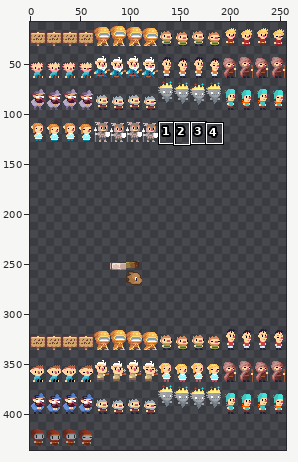
Two versions of one sprite sheet, Leore/Content/npc.png. Above, an overview of the earlier version with the close-up marked.
Close-up. Before the commit:
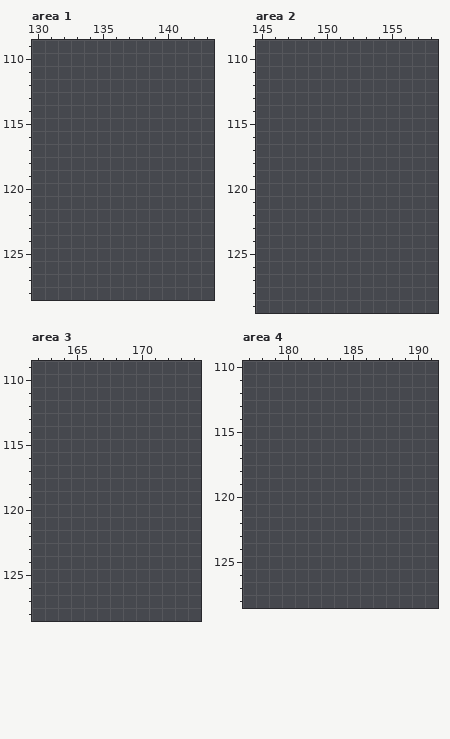
The file is 256x512 pixels. Colours within 5 levels of each other are drawn and written as one. Shown: area 1: x 130..143, y 109..128; area 2: x 145..158, y 109..129; area 3: x 162..174, y 109..128; area 4: x 177..191, y 110..128. The wide view leaves out empty margins. The commit also changed other parts of the picture, which this record leaves out.
The same view after the edit:
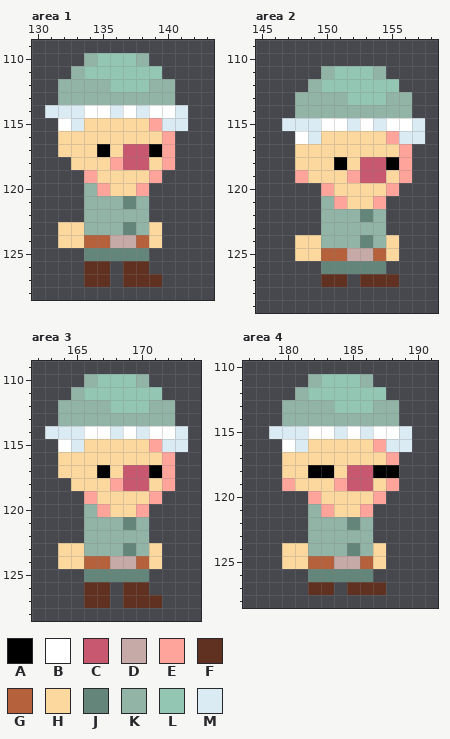
Palette (. is transparent): A #000000  B #ffffff  C #c85870  D #c6aaa7  E #fea49a  F #603020  G #b5613c  H #fcd89e  J #648579  K #91b4a7  L #93c7b4  M #dbebf4
Change:
Changed rows in their new state; - is an unchanged pixel.
Area 1:
first column x 131:
110 ---KLLLK---
111 --KLLLLLL--
112 -KKKKLLLKK-
113 -KKKKKKKKK-
114 MMMBBMBMBBM
115 -BMHHHHHEMM
116 -HHHHHHHHE-
117 -HHHAHCCAE-
118 --HHHECCHE-
119 ---EHHHHE--
120 ---KEHHE---
121 ---KKKJK---
122 ---KKKKK---
123 -HHKKKJKH--
124 -HHGGDDGH--
125 ---JJJJJ---
126 ---FF-FF---
127 ---FF-FFF--
Area 2:
first column x 147:
111 ---KLLLK---
112 --KLLLLLL--
113 -KKKKLLLKK-
114 -KKKKKKKKK-
115 MMMBBMBMBBM
116 -BMHHHHHEMM
117 -HHHHHHHHE-
118 -HHHAHCCAE-
119 -EHHHECCHE-
120 ---EHHHHE--
121 ---KEHHE---
122 ---KKKJK---
123 ---KKKKK---
124 -HHKKKJKH--
125 -HHGGDDGH--
126 ---JJJJJ---
127 ---FF-FFF--
Area 3:
first column x 163:
110 ---KLLLK---
111 --KLLLLLL--
112 -KKKKLLLKK-
113 -KKKKKKKKK-
114 MMMBBMBMBBM
115 -BMHHHHHEMM
116 -HHHHHHHHE-
117 -HHHAHCCAE-
118 --HHHECCHE-
119 ---EHHHHE--
120 ---KEHHE---
121 ---KKKJK---
122 ---KKKKK---
123 -HHKKKJKH--
124 -HHGGDDGH--
125 ---JJJJJ---
126 ---FF-FF---
127 ---FF-FFF--
Area 4:
first column x 179:
111 ---KLLLK---
112 --KLLLLLL--
113 -KKKKLLLKK-
114 -KKKKKKKKK-
115 MMMBBMBMBBM
116 -BMHHHHHEMM
117 -HHHHHHHHE-
118 -HHAAHCCAA-
119 -EHHHECCHE-
120 ---EHHHHE--
121 ---KEHHE---
122 ---KKKJK---
123 ---KKKKK---
124 -HHKKKJKH--
125 -HHGGDDGH--
126 ---JJJJJ---
127 ---FF-FFF--
Boxes around the changes in both close-ups, in picture pixels (x1, y1, x2, y2):
added: (45, 53, 188, 287)
added: (282, 66, 425, 287)
added: (45, 374, 188, 608)
added: (269, 374, 412, 595)
